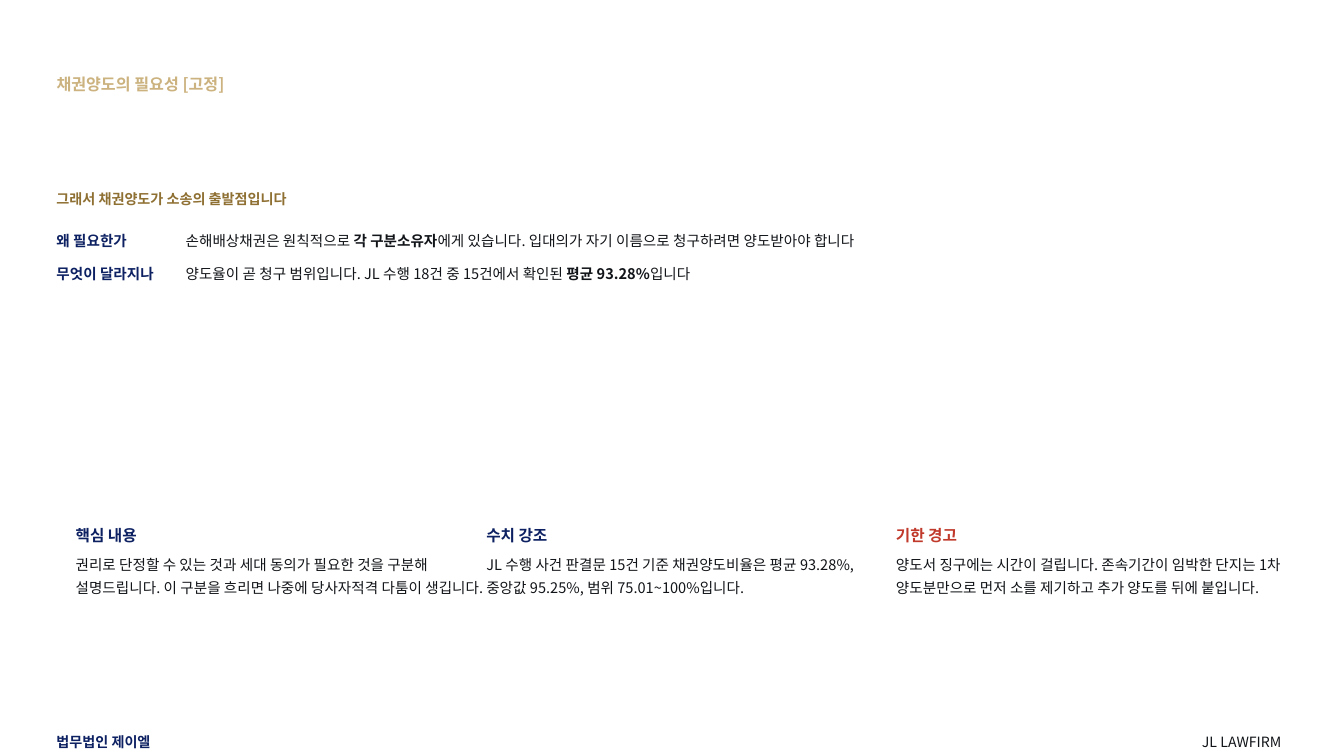
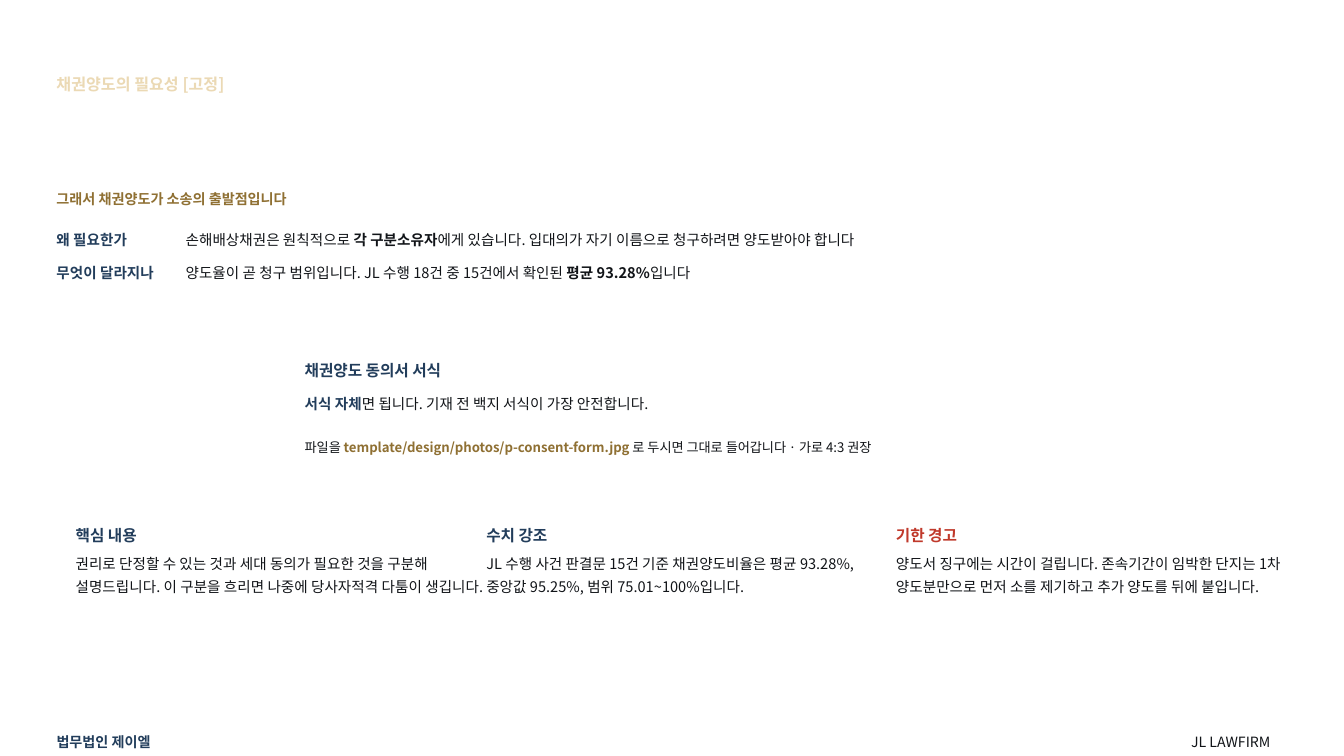
Before and after one commit to kingjin77-rgb/jl-magazine, a slide deck: slide 33 of template/design/preview/JL_하자소송_기본제안서.pptx. Drawn at 1344x756 pixels with LibreOffice and Linux fonts; fonts in the diff are those of the drawing; background and template pictures are left out. Boxes give left, top, right and bottom in pixels: in the first picture for what was removed or moved away, otherwise in the second. Text is boxed around its words. In the diff, an @@ line names an element or a change of style, - is before the commit and + after.

```diff
--- a/template/design/preview/JL_하자소송_기본제안서.pptx
+++ b/template/design/preview/JL_하자소송_기본제안서.pptx
@@ text "채권양도의 필요성 [고정]" at [56,77,225,93]: text colour #CBB27E to #EBD9B4 @@
@@ text added at [305,363,441,378], 11.2 pt, text #223D5B, bold @@
+채권양도 동의서 서식
@@ text added at [305,396,648,411], 10.4 pt, text #111418 @@
+서식 자체면 됩니다. 기재 전 백지 서식이 가장 안전합니다.
@@ text added at [305,441,871,455], 9.4 pt, text #8F7033, bold @@
+파일을 template/design/photos/p-consent-form.jpg 로 두시면 그대로 들어갑니다 · 가로 4:3 권장
@@ text colour #0D2162 to #223D5B in 5 elements at [56,232,127,247], [56,265,154,280], [76,528,137,543], [486,528,548,543], [57,735,151,749] @@
@@ text "JL LAWFIRM": place and size @@
-text "JL LAWFIRM" at [1202,736,1281,747]
+text "JL LAWFIRM" at [1191,736,1270,747]
```
Also in this commit, not shown: 91 other slides changed, 3 slides added, 2 other files.
